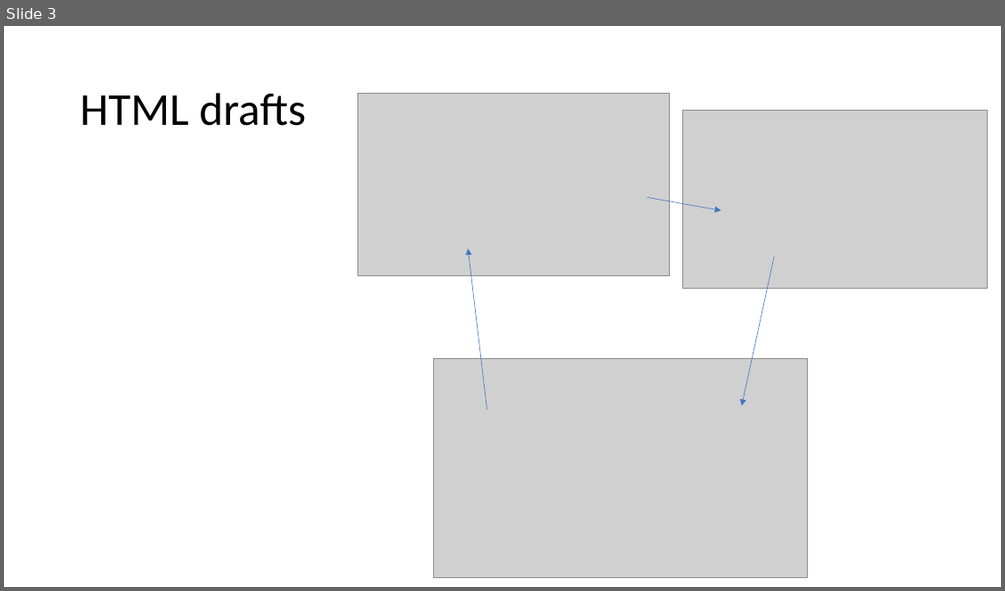
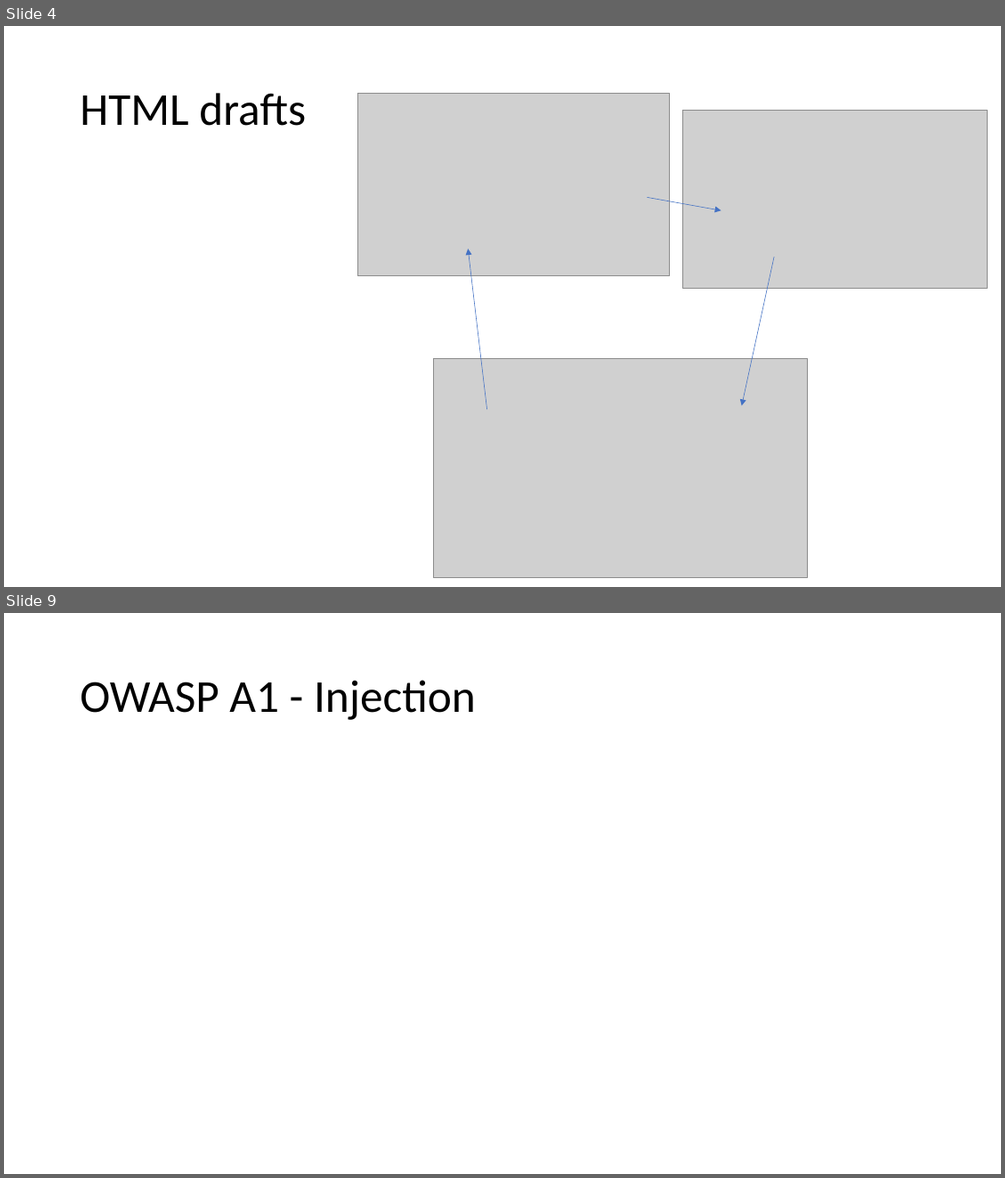
Before and after one commit to jkunnas58/dat250_netbank_fall_2020, a slide deck: Project_report_group_9.pptx. Shown one above the other, each under a label of ours: slide 3 before the commit, slides 4 and 9 after it; the slides between them are not shown. The pictures are 1005x591 and 1005x1178 pixels, drawn with LibreOffice and Linux fonts; fonts in the diff are those of the drawing; grey boxes stand for pictures. Boxes give left, top, right and bottom in pixels: in the first picture for what was removed or moved away, otherwise in the second. Text is boxed around its words. In the diff, an @@ line names an element or a change of style, - is before the commit and + after.

```diff
--- a/Project_report_group_9.pptx
+++ b/Project_report_group_9.pptx
@@ slide 9 added at (4, 613, 1001, 1174), background #FFFFFF @@
@@ title added at (80, 680, 476, 720), 44 pt, text #000000 @@
+OWASP A1 - Injection
@@ what was slide 3 is now slide 4 @@
```
Also in this commit, not shown: 3 slides changed, 16 other slides added, 1 other file.
